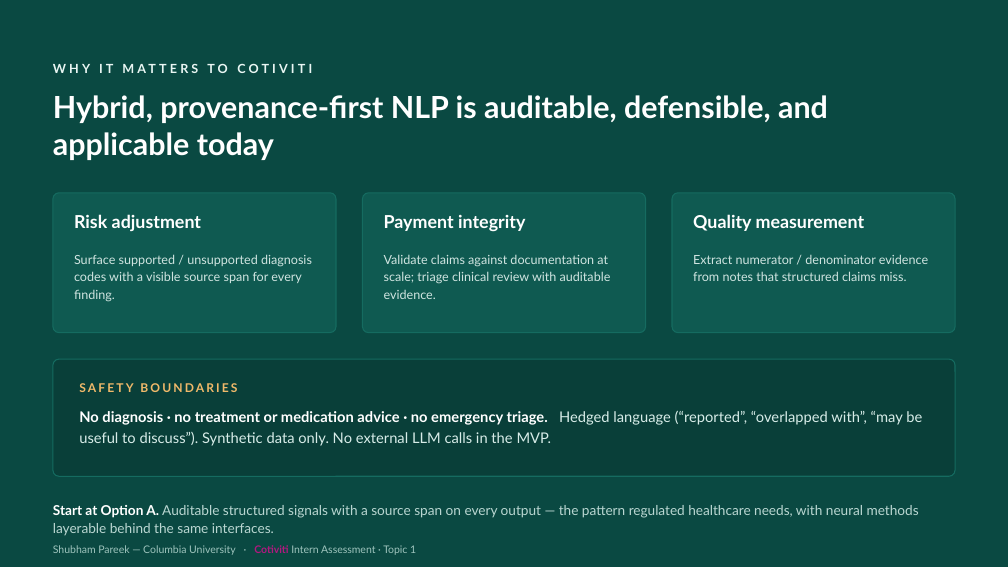
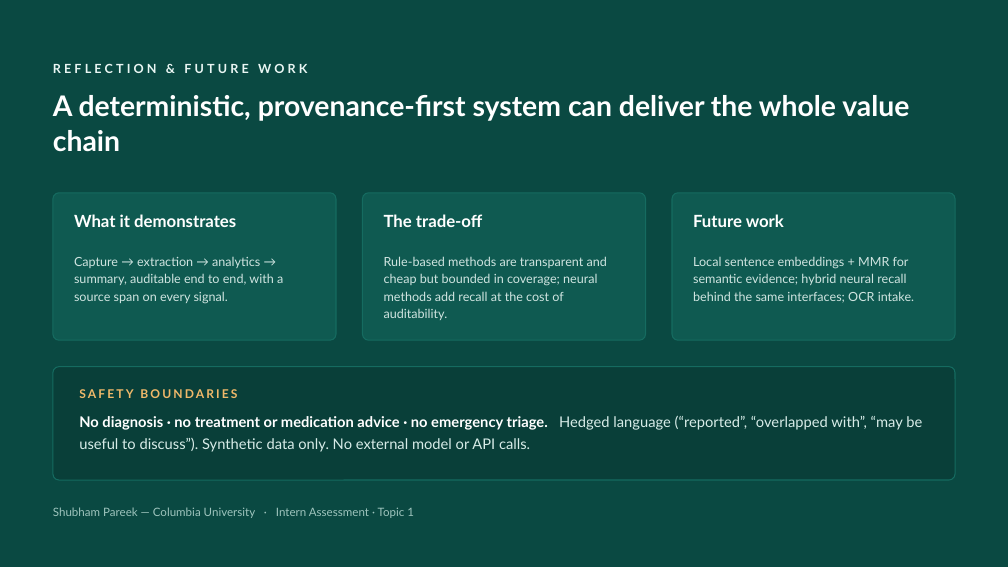
Before and after one commit to shubhampareek1211/visitprep-health-journal, a slide deck: slide 12 of deliverables/VisitPrep_Clinical_NLP_Deck.pptx. Drawn at 1008x567 pixels with LibreOffice and Linux fonts; fonts in the diff are those of the drawing. Boxes give left, top, right and bottom in pixels: in the first picture for what was removed or moved away, otherwise in the second. Text is boxed around its words. In the diff, an @@ line names an element or a change of style, - is before the commit and + after.

```diff
--- a/deliverables/VisitPrep_Clinical_NLP_Deck.pptx
+++ b/deliverables/VisitPrep_Clinical_NLP_Deck.pptx
@@ text at [53, 64, 307, 73]: text changed @@
-WHY IT MATTERS TO COTIVITI
+REFLECTION & FUTURE WORK
@@ text at [53, 95, 909, 152]: text changed; size 29 to 27 pt @@
-Hybrid, provenance-first NLP is auditable, defensible, and applicable today
+A deterministic, provenance-first system can deliver the whole value chain
@@ rounded rectangle: place and size @@
-rounded rectangle at [53, 193, 336, 333]
+rounded rectangle at [53, 193, 336, 340]
@@ rounded rectangle: place and size @@
-rounded rectangle at [362, 193, 645, 333]
+rounded rectangle at [362, 193, 645, 340]
@@ rounded rectangle: place and size @@
-rounded rectangle at [672, 193, 955, 333]
+rounded rectangle at [672, 193, 955, 340]
@@ text at [74, 214, 236, 227]: text changed; size 17 to 16 pt @@
-Risk adjustment
+What it demonstrates
@@ text at [384, 214, 482, 227]: text changed; size 17 to 16 pt @@
-Payment integrity
+The trade-off
@@ text at [693, 214, 784, 227]: text changed; size 17 to 16 pt @@
-Quality measurement
+Future work
@@ text at [74, 257, 283, 304]: text changed @@
-Surface supported / unsupported diagnosis codes with a visible source span for every finding.
+Capture → extraction → analytics → summary, auditable end to end, with a source span on every signal.
@@ text at [384, 256, 607, 320]: text changed @@
-Validate claims against documentation at scale; triage clinical review with auditable evidence.
+Rule-based methods are transparent and cheap but bounded in coverage; neural methods add recall at the cost of auditability.
@@ text at [693, 257, 914, 303]: text changed @@
-Extract numerator / denominator evidence from notes that structured claims miss.
+Local sentence embeddings + MMR for semantic evidence; hybrid neural recall behind the same interfaces; OCR intake.
@@ proportions changed in 4 elements at [53, 193, 336, 340], [362, 193, 645, 340], [672, 193, 955, 340], [53, 367, 955, 480] @@
@@ rounded rectangle: place and size @@
-rounded rectangle at [53, 359, 955, 476]
+rounded rectangle at [53, 367, 955, 480]
@@ text "SAFETY BOUNDARIES": place and size @@
-text "SAFETY BOUNDARIES" at [79, 383, 237, 392]
+text "SAFETY BOUNDARIES" at [79, 389, 237, 398]
@@ text at [79, 416, 922, 452]: text changed @@
-No diagnosis · no treatment or medication advice · no emergency triage. Hedged language (“reported”, “overlapped with”, “may be useful to discuss”). Synthetic data only. No external LLM calls in the MVP.
+No diagnosis · no treatment or medication advice · no emergency triage. Hedged language (“reported”, “overlapped with”, “may be useful to discuss”). Synthetic data only. No external model or API calls.
@@ text at [53, 507, 414, 518]: text changed; size 10 to 11 pt @@
-Shubham Pareek — Columbia University · Cotiviti Intern Assessment · Topic 1
+Shubham Pareek — Columbia University · Intern Assessment · Topic 1
@@ text removed at [53, 505, 919, 536] @@
-Start at Option A. Auditable structured signals with a source span on every output — the pattern regulated healthcare needs, with neural methods layerable behind the same interfaces.
```
Also in this commit, not shown: 7 other slides changed, 4 slides added, 4 slides removed, 3 other files.
